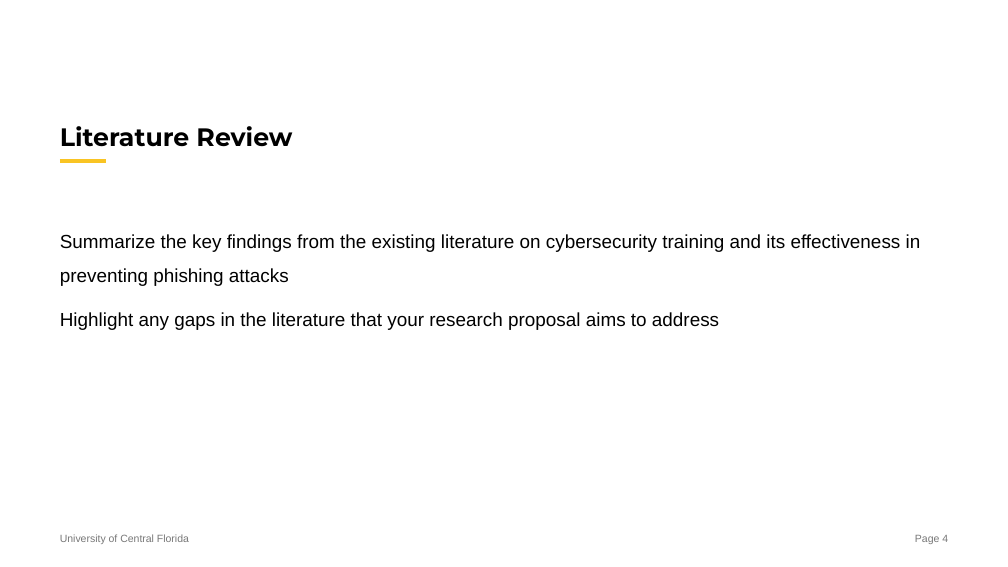
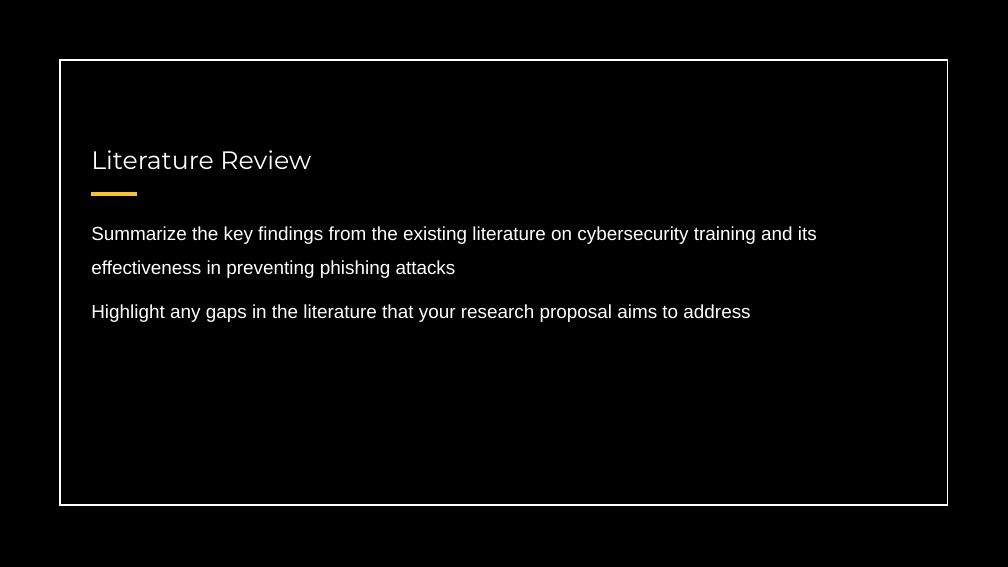
Before and after one commit to snowbowls/W.B.T.T.R.Y.A.Y.C.E.W, a slide deck: slide 4 of PPT/Alpha Review.pptx. Drawn at 1008x567 pixels with LibreOffice and Linux fonts; fonts in the diff are those of the drawing. Boxes give left, top, right and bottom in pixels: in the first picture for what was removed or moved away, otherwise in the second. Text is boxed around its words. In the diff, an @@ line names an element or a change of style, - is before the commit and + after.

```diff
--- a/PPT/Alpha Review.pptx
+++ b/PPT/Alpha Review.pptx
@@ rectangle added at [0, 0, 1008, 567], fill #000000 @@
@@ rectangle added at [60, 60, 948, 506], outline #FFFFFF 1.5 pt @@
@@ title "Literature Review": place and size @@
-title "Literature Review" at [60, 126, 292, 147]
+title "Literature Review" at [91, 150, 311, 169]
@@ title "Literature Review" at [91, 150, 311, 169]: text colour #000000 to #FFFFFF, bold off @@
@@ line moved from (60, 161) - (106, 161) to (91, 194) - (138, 194) @@
@@ text "Summarize the key findings from ...": place and size @@
-text "Summarize the key findings from ..." at [60, 234, 921, 330]
+text "Summarize the key findings from ..." at [91, 226, 817, 322]
@@ text "Summarize the key findings from ..." at [91, 226, 817, 322]: text colour #000000 to #FFFFFF @@
@@ text removed at [60, 534, 189, 544] @@
-University of Central Florida
@@ page number removed at [915, 535, 948, 544] @@
-Page 4
```
Also in this commit, not shown: 5 other slides changed.
